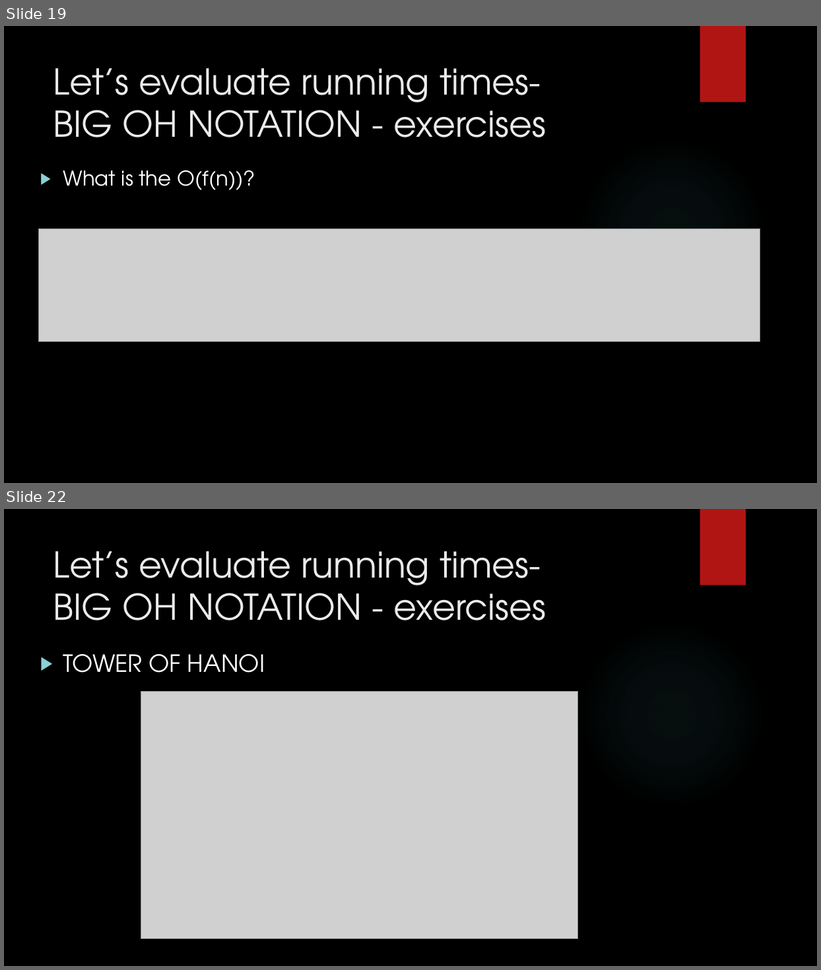
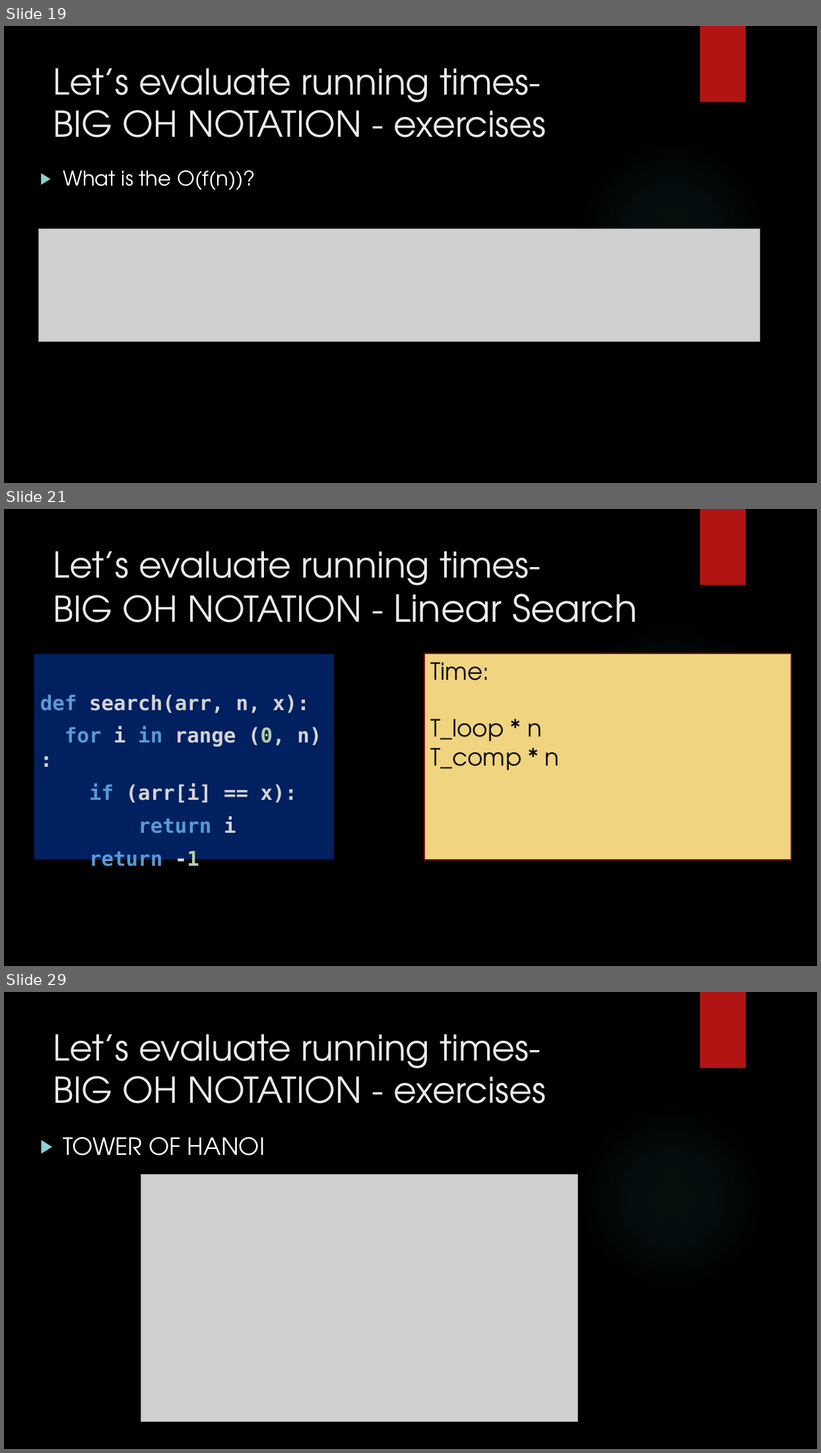
Before and after one commit to AthletiCoder/SPW, a slide deck: Lecture11/Teaching Presentation.pptx. Shown one above the other, each under a label of ours: slides 19 and 22 before the commit, slides 19, 21 and 29 after it; the slides between them are not shown. The pictures are 821x970 and 821x1453 pixels, drawn with LibreOffice and Linux fonts; fonts in the diff are those of the drawing; grey boxes stand for pictures; background and template pictures are left out. Boxes give left, top, right and bottom in pixels: in the first picture for what was removed or moved away, otherwise in the second. Text is boxed around its words. In the diff, an @@ line names an element or a change of style, - is before the commit and + after.

```diff
--- a/Lecture11/Teaching Presentation.pptx
+++ b/Lecture11/Teaching Presentation.pptx
@@ slide 21 added at box(4, 509, 817, 966), background picture (left out); not listed: 2 template elements that a slide beside it also shows @@
@@ title added at box(54, 551, 638, 623), 42 pt, text #EBEBEB @@
+Let’s evaluate running times-
+BIG OH NOTATION - Linear Search
@@ text added at box(34, 654, 333, 860), fill #002060, 24 pt, text #D4D4D4, bold @@
+def search(arr, n, x):
+for i in range (0, n):
+if (arr[i] == x):
+return i
+return -1
@@ rectangle added at box(424, 654, 791, 859), fill #F0D47F, outline #82100E 1.5 pt, 28 pt, text #0D0D0D @@
+Time:
+T_loop * n
+T_comp * n
@@ what was slide 22 is now slide 29 @@
```
Also in this commit, not shown: 3 slides changed, 12 other slides added, 5 other files.
